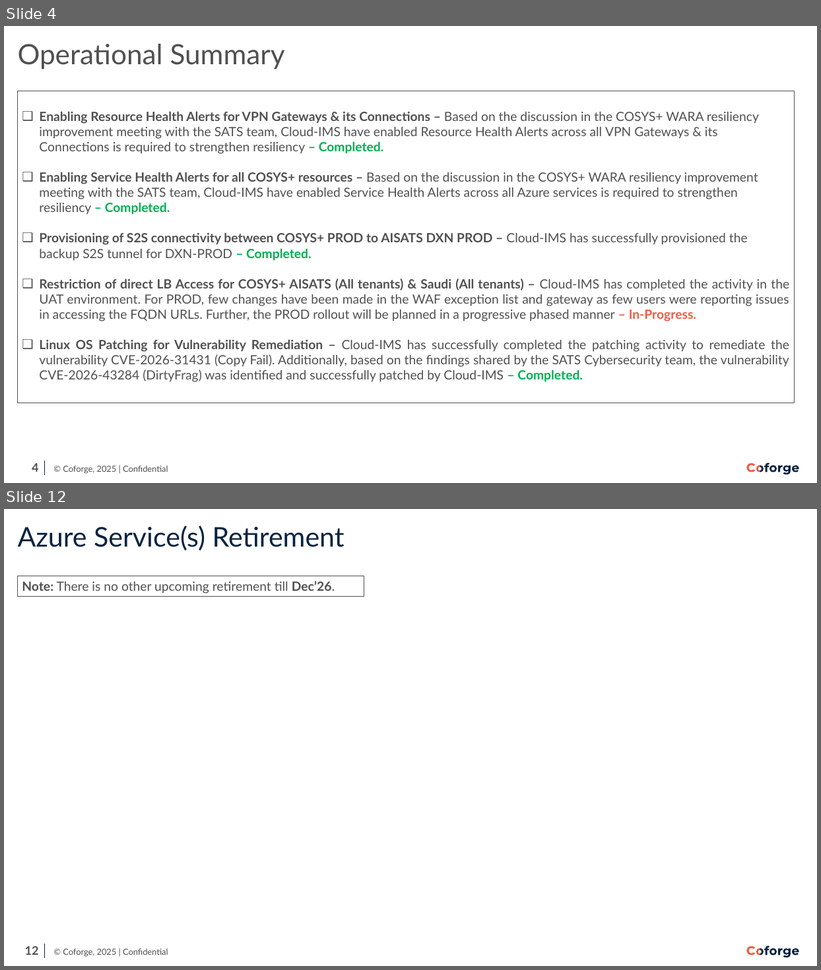
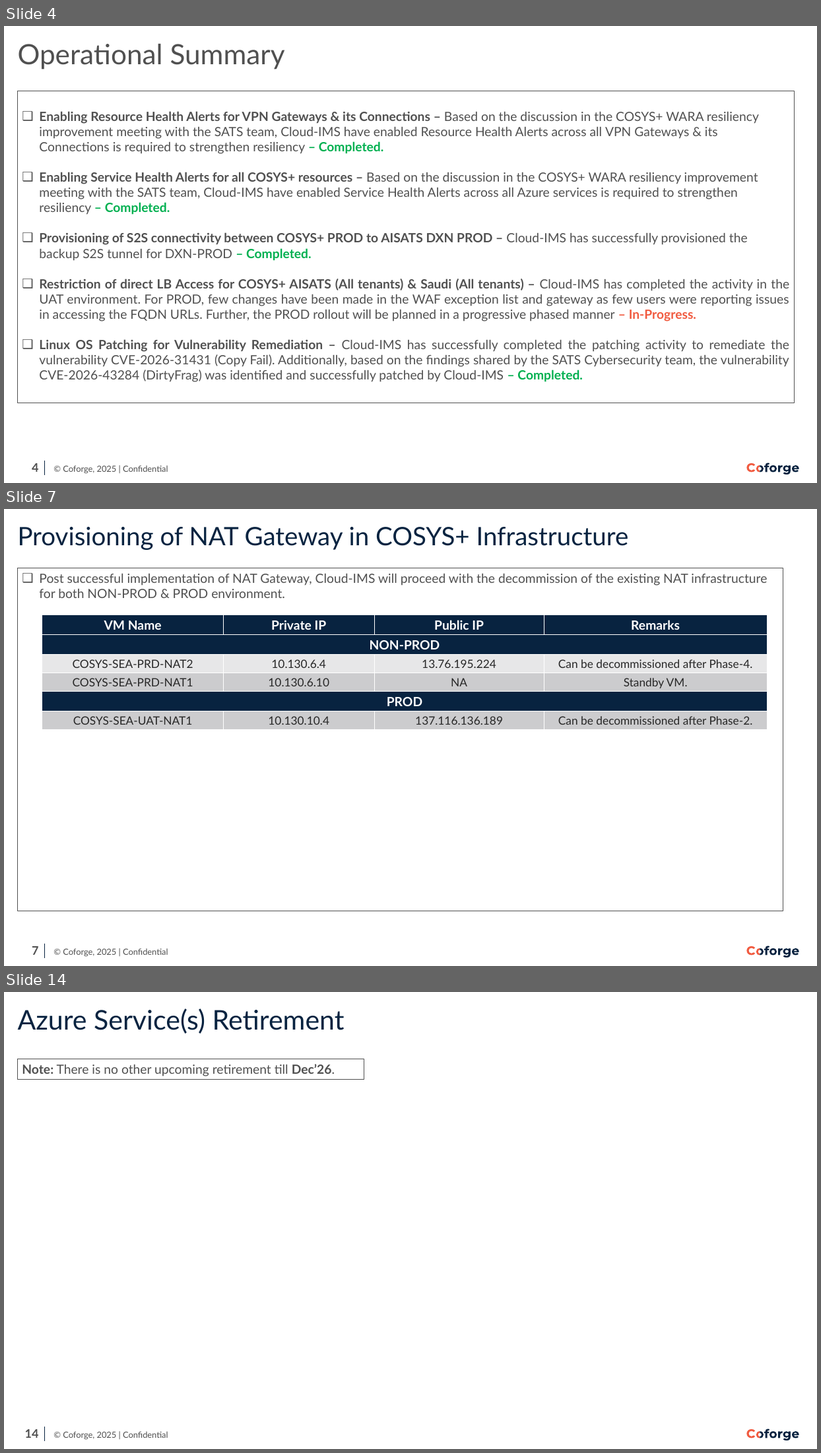
Before and after one commit to Ashu-tosh-Padhi/AshutoshPortfolio, a slide deck: SATS_Bi-Monthly Infra Review_June'26.pptx. Shown one above the other, each under a label of ours: slides 4 and 12 before the commit, slides 4, 7 and 14 after it; the slides between them are not shown. The pictures are 821x970 and 821x1453 pixels, drawn with LibreOffice and Linux fonts; fonts in the diff are those of the drawing; background and template pictures are left out. Boxes give left, top, right and bottom in pixels: in the first picture for what was removed or moved away, otherwise in the second. Text is boxed around its words. In the diff, an @@ line names an element or a change of style, - is before the commit and + after.

```diff
--- a/SATS_Bi-Monthly Infra Review_June'26.pptx
+++ b/SATS_Bi-Monthly Infra Review_June'26.pptx
@@ slide 7 added at <box>4,509,817,966</box>, background #FFFFFF; not listed: 11 template elements that a slide beside it also shows @@
@@ title added at <box>18,527,629,550</box>, 40 pt, text #082340 @@
+Provisioning of NAT Gateway in COSYS+ Infrastructure
@@ rectangle added at <box>18,568,783,912</box>, outline #505050 1 pt, 20 pt, text #505050 @@
+❑ Post successful implementation of NAT Gateway, Cloud-IMS will proceed with the decommission of the existing NAT infrastructure for both NON-PROD & PROD environment.
@@ table added at <box>42,615,767,730</box>, 6 rows, 4 columns @@
+VM Name | Private IP | Public IP | Remarks
+NON-PROD |  |  | 
+COSYS-SEA-PRD-NAT2 | 10.130.6.4 | 13.76.195.224 | Can be decommissioned after Phase-4.
+COSYS-SEA-PRD-NAT1 | 10.130.6.10 | NA | Standby VM.
+PROD |  |  | 
+COSYS-SEA-UAT-NAT1 | 10.130.10.4 | 137.116.136.189 | Can be decommissioned after Phase-2.
@@ what was slide 12 is now slide 14 @@
@@ page number at <box>25,1430,39,1438</box>: text changed @@
-12
+14
```
Also in this commit, not shown: 7 slides changed, 3 other slides added, 2 slides removed.
